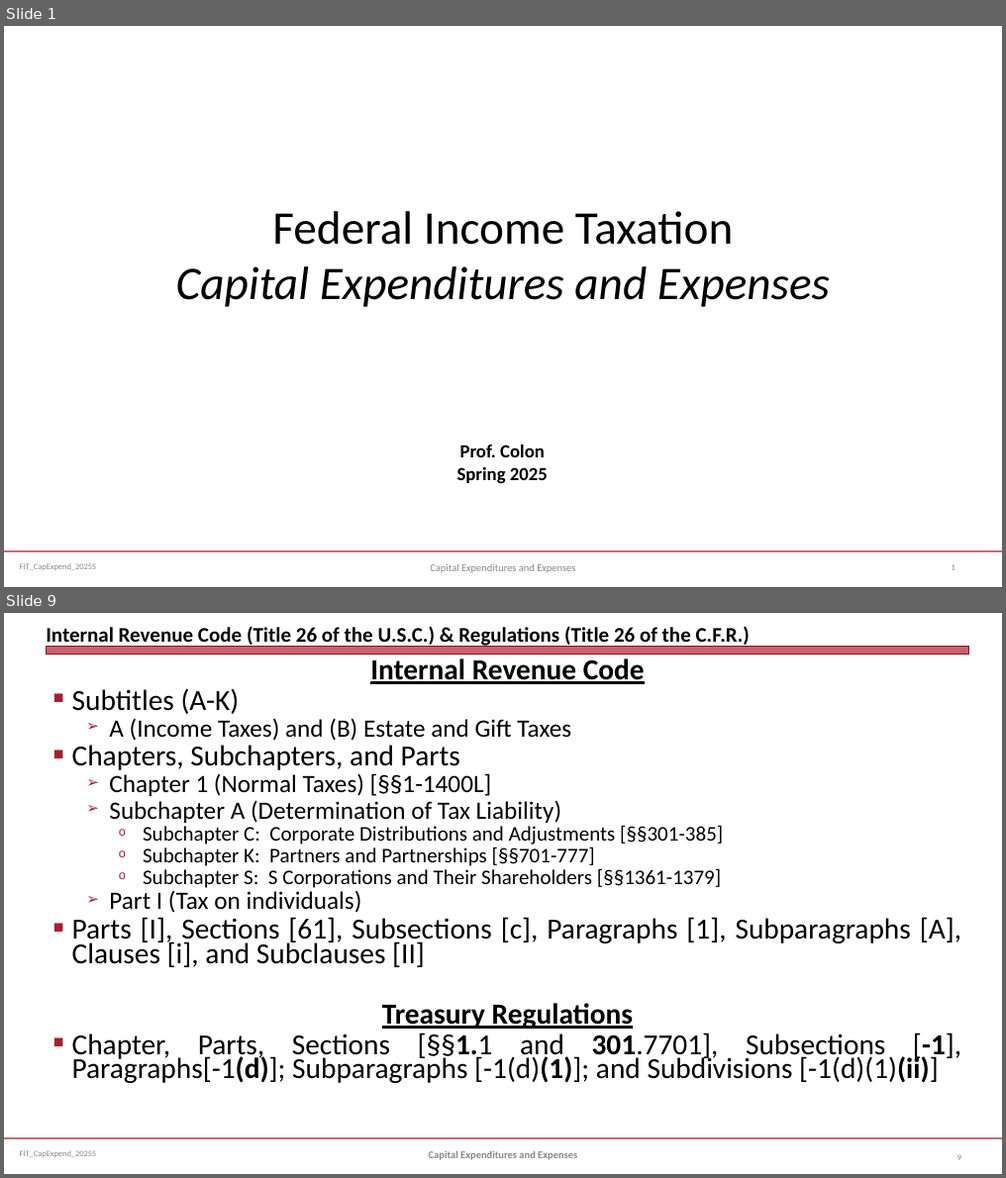
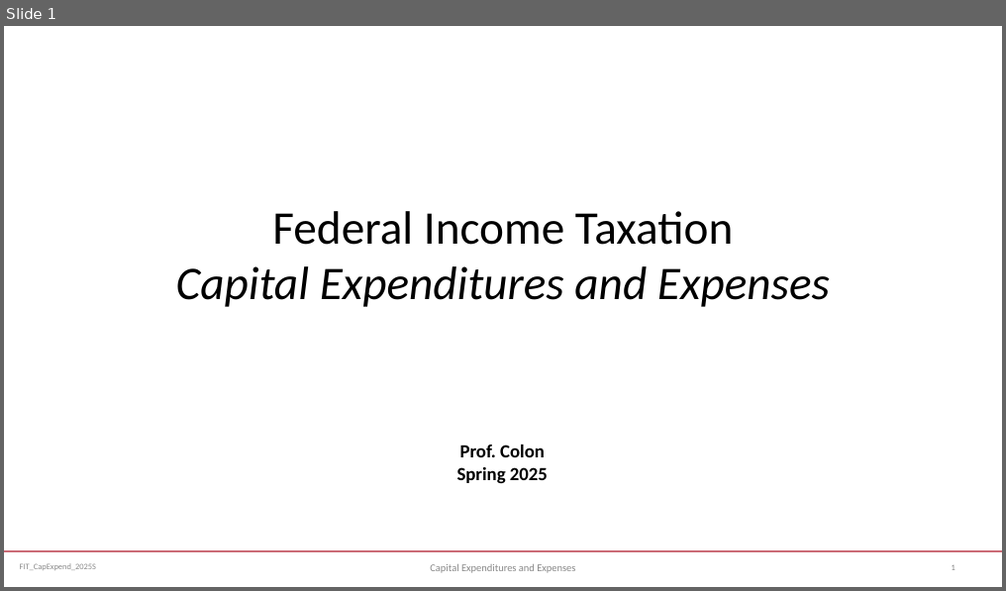
Before and after one commit to jmc877/Fed-Income-Tax, a slide deck: slides/FIT_CapExpend_2025S.pptx. Shown one above the other, each under a label of ours: slides 1 and 9 before the commit, slide 1 after it; the slides between them are not shown. The pictures are 1006x1178 and 1006x591 pixels, drawn with LibreOffice and Linux fonts; fonts in the diff are those of the drawing. Boxes give left, top, right and bottom in pixels: in the first picture for what was removed or moved away, otherwise in the second. Text is boxed around its words. In the diff, an @@ line names an element or a change of style, - is before the commit and + after.

```diff
--- a/slides/FIT_CapExpend_2025S.pptx
+++ b/slides/FIT_CapExpend_2025S.pptx
@@ slide 9 removed at <box>4,613,1002,1174</box>, background #FFFFFF; not listed: 2 template elements that a slide beside it also shows @@
@@ title removed at <box>46,626,749,648</box> @@
-Internal Revenue Code (Title 26 of the U.S.C.) & Regulations (Title 26 of the C.F.R.)
@@ rectangle removed at <box>46,647,969,655</box> @@
@@ text removed at <box>72,659,961,1083</box> @@
-Internal Revenue Code
-■ Subtitles (A-K)
-  ➢ A (Income Taxes) and (B) Estate and Gift Taxes
-■ Chapters, Subchapters, and Parts
-  ➢ Chapter 1 (Normal Taxes) [§§1-1400L]
-  ➢ Subchapter A (Determination of Tax Liability)
-    o Subchapter C: Corporate Distributions and Adjustments [§§301-385]
-    o Subchapter K: Partners and Partnerships [§§701-777]
-    o Subchapter S: S Corporations and Their Shareholders [§§1361-1379]
-  ➢ Part I (Tax on individuals)
-■ Parts [I], Sections [61], Subsections [c], Paragraphs [1], Subparagraphs [A], Clauses [i], and Subclauses [II]
-Treasury Regulations
-■ Chapter, Parts, Sections [§§1.1 and 301.7701], Subsections [-1], Paragraphs[-1(d)]; Subparagraphs [-1(d)(1)]; and Subdivisions [-1(d)(1)(ii)]
@@ text removed at <box>429,1151,577,1160</box> @@
-Capital Expenditures and Expenses
@@ page number removed at <box>957,1156,961,1160</box> @@
-9
```
Also in this commit, not shown: 1 slide changed, 8 other slides removed, 1 other file.
